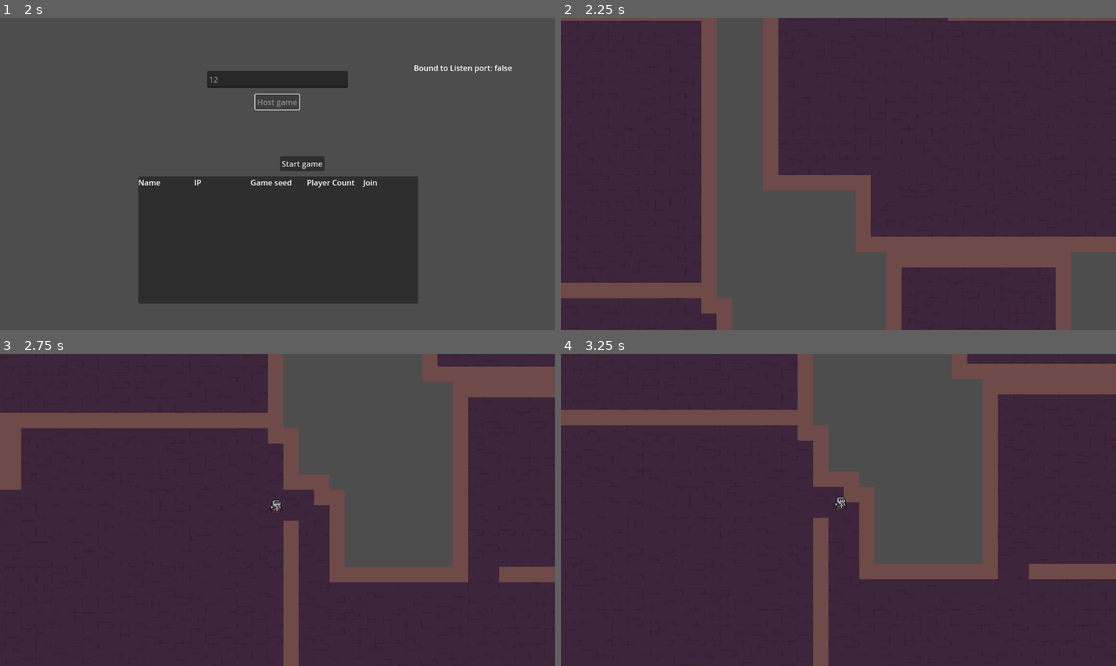
Above: before the commit, frames 1-4 (two rows, left to right).
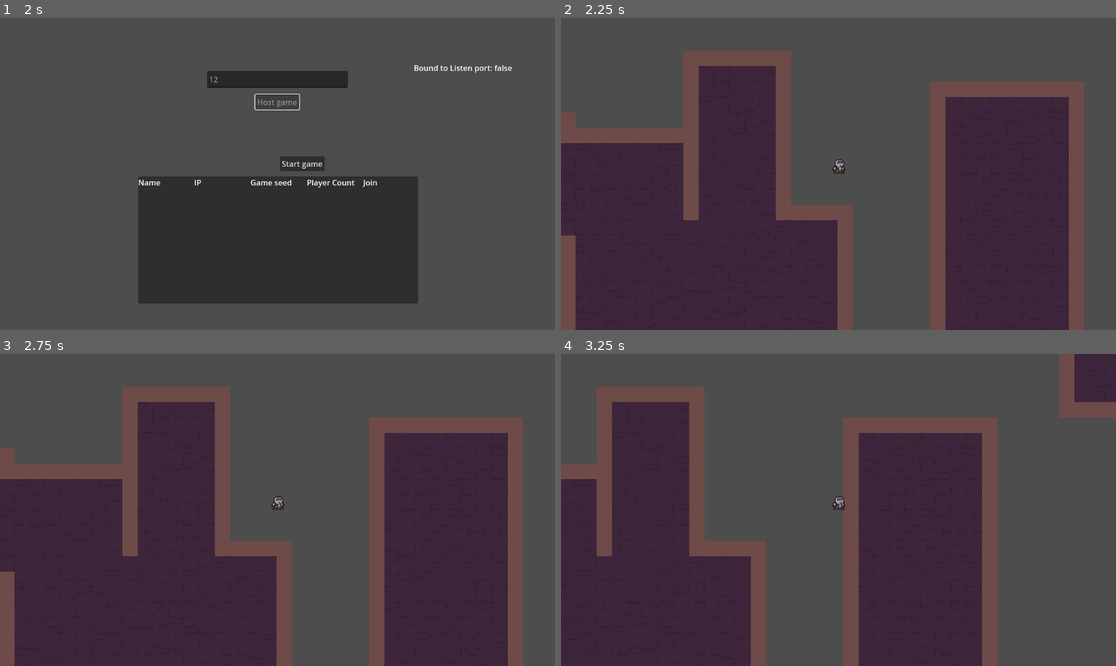
Above: after the commit, the same moments.

Repository: KSaB22/godot-game
Game: Godot game, scene res://scenes/main_menu.tscn
Same seed, same stepped clock (60 frames per second), same inputs: the game is played once before the commit and once after it.
Inputs (mouse positions are in pixels of both pictures, inside the frame that each line leads up to):
- Up to frame 1 (2 s): click (277, 80) at 0.52 s; type "12" at 0.6 s; click "Host game" at 1.25 s
- Up to frame 2 (2.25 s): click "Start game" at 2 s
- Up to frame 3 (2.75 s): no input
- Up to frame 4 (3.25 s): hold Right (ui_right) from 2.78 s (still down)

Frame 1 is identical in both runs. In frame 2, 67% of the frame differs, in the area x 0-100%, y 0-100%; in frame 3, 51%; in frame 4, 65%.

Commit message:
trying to fix level online

Diff:
--- a/scenes/Level.tscn
+++ b/scenes/Level.tscn
@@ -148,8 +148,7 @@
 format = 2
 layer_0/tile_data = PackedInt32Array(-2, 589824, 2, 65534, 589824, 0, 131070, 589824, 1, -1, 393216, 2, 65535, 393216,  …(1938 unchanged characters)…
 
-[node name="Player" parent="." instance=ExtResource("1_uhqny")]
+[node name="Players" type="Node2D" parent="."]
 
-[node name="Camera2D" type="Camera2D" parent="Player"]
-zoom = Vector2(2, 2)
-position_smoothing_enabled = true
+[node name="MultiplayerSpawner" type="MultiplayerSpawner" parent="."]
+spawn_path = NodePath("../Players")
--- a/scenes/player.tscn
+++ b/scenes/player.tscn
@@ -29,6 +29,11 @@
 [sub_resource type="CircleShape2D" id="CircleShape2D_qlg0r"]
 radius = 5.0
 
+[sub_resource type="SceneReplicationConfig" id="SceneReplicationConfig_qlg0r"]
+properties/0/path = NodePath(".:position")
+properties/0/spawn = true
+properties/0/replication_mode = 1
+
 [node name="Player" type="CharacterBody2D"]
 script = ExtResource("1_qlg0r")
 
@@ -43,3 +48,9 @@
 [node name="CollisionShape2D" type="CollisionShape2D" parent="."]
 position = Vector2(0, -5)
 shape = SubResource("CircleShape2D_qlg0r")
+
+[node name="Camera2D" type="Camera2D" parent="."]
+zoom = Vector2(2, 2)
+
+[node name="MultiplayerSynchronizer" type="MultiplayerSynchronizer" parent="."]
+replication_config = SubResource("SceneReplicationConfig_qlg0r")
--- a/scripts/level.gd
+++ b/scripts/level.gd
@@ -18,24 +18,22 @@
 
 @export var PlayerScene: PackedScene
 
+@onready var spawner: MultiplayerSpawner = $MultiplayerSpawner
+@onready var playerSpawns: Node2D = $Players
+
 func _ready() -> void:
 	generate_level()
 	var spawns: Array[Vector2i] = get_edge_spawns(max_players)
-	var index = 0
-	for i in GameManager.Players:
-		var current_player = PlayerScene.instantiate()
-		add_child(current_player)
-
-		var cam := Camera2D.new()
-		current_player.add_child(cam)
-
-		cam.zoom = Vector2(2, 2)
-		cam.position = Vector2.ZERO
-		cam.position_smoothing_enabled = true
-		cam.position_smoothing_speed = 8.0
-		cam.make_current()
-		current_player.global_position = tile_to_global(spawns[index])
-		index +=1
+	var index := 0
+	for peer_id in GameManager.Players:
+		print("This is character  " + str(peer_id))
+		var p := PlayerScene.instantiate()
+		p.name = str(peer_id)
+		p.set_multiplayer_authority(peer_id)
+		add_child(p, true)
+		p.global_position = Vector2(0,0) #tile_to_global(spawns[index])
+		p.syncPos = Vector2(0,0) #tile_to_global(spawns[index])
+		index += 1
 
 func _process(_delta: float) -> void:
 	#var exact_room: int = get_current_room_id(false)
--- a/scripts/main_menu.gd
+++ b/scripts/main_menu.gd
@@ -101,6 +101,7 @@
 	self.hide()
 
 
+
 func _on_start_btn_pressed() -> void:
 	startGame.rpc()
 	pass # Replace with function body.
--- a/scripts/player.gd
+++ b/scripts/player.gd
@@ -2,18 +2,23 @@
 
 @export var SPEED : float = 225.0
 
-func _physics_process(delta: float) -> void:
-	# Get the input direction and handle the movement/deceleration.
-	# As good practice, you should replace UI actions with custom gameplay actions.
-	var directionx := Input.get_axis("ui_left", "ui_right")
-	if directionx:
-		velocity.x = directionx * SPEED
+@onready var cam: Camera2D = $Camera2D
+var syncPos = Vector2(0,0)
+
+func _ready() -> void:
+	$MultiplayerSynchronizer.set_multiplayer_authority(str(name).to_int())
+	if cam and is_multiplayer_authority():
+		cam.make_current()
+
+func _physics_process(_delta: float) -> void:
+	if multiplayer.get_unique_id() != 1:
+		print(str(multiplayer.get_unique_id()) + " ------- " + name)
+	if $MultiplayerSynchronizer.get_multiplayer_authority() == multiplayer.get_unique_id():
+		var vx := Input.get_axis("ui_left","ui_right") * SPEED
+		var vy := Input.get_axis("ui_up","ui_down") * SPEED
+		velocity.x = vx if (abs(vx) > 0.0) else move_toward(velocity.x, 0.0, SPEED)
+		velocity.y = vy if (abs(vy) > 0.0) else move_toward(velocity.y, 0.0, SPEED)
+		syncPos = global_position
+		move_and_slide()
 	else:
-		velocity.x = move_toward(velocity.x, 0, SPEED)
-	var directiony := Input.get_axis("ui_up","ui_down")
-	if directiony:
-		velocity.y = directiony * SPEED
-	else:
-		velocity.y = move_toward(velocity.y, 0, SPEED)
-
-	move_and_slide()
+		global_position = global_position.lerp(syncPos,0.5)
Not shown: 1 places in scenes/main_menu.tscn that only renumber resources
Not shown: 1 places in scenes/player.tscn that only renumber resources
